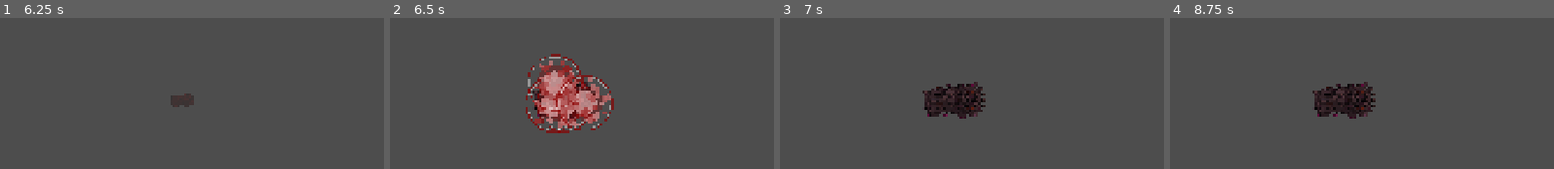
Above: before the commit, frames 1-4 (left to right).
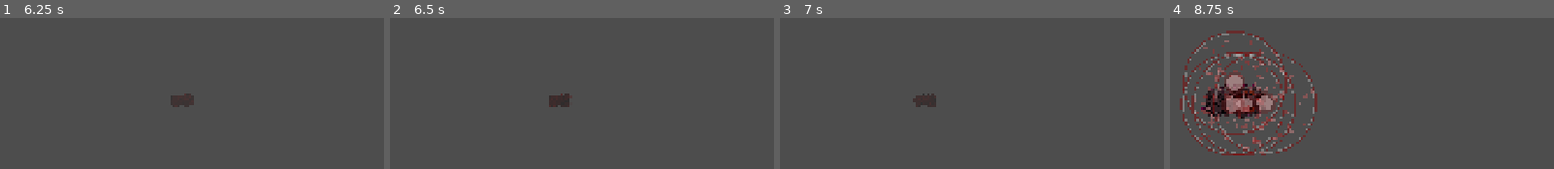
Above: after the commit, the same moments.

Repository: b6-stack/rtype-game
Game: Godot game, scene res://scenes/bosses/BossBase.tscn
Two runs of this game, one before a commit and one after it. Both use one fixed random seed, a clock stepped at 60 frames per second and the inputs below. This scene is started directly instead of the project's main scene.
Inputs (mouse positions are in pixels of both pictures, inside the frame that each line leads up to):
- Up to frame 1 (6.25 s): tap Enter at 0.5, 2, 4.25 s; move the mouse to (165, 78) at 0.52 s; hold D (move_right) 0.53-1.25 s; hold Space (fire) 0.53-1.25 s; tap Z (charge) every 1.5 s from 0.6 to 5.1 s; click (165, 78) at 0.67 s; drag from (outside the picture) to (outside the picture) at 1.27 s; move the mouse to (outside the picture) at 2.02 s; hold D (move_right) 2.03-2.75 s; hold Space (fire) 2.03-2.75 s; drag from (outside the picture) to (outside the picture) at 2.77 s; move the mouse to (230, 165) at 3.52 s; hold A (move_left) 3.53-4.25 s; hold Space (fire) 3.53-4.25 s; drag from (outside the picture) to (276, 99) at 4.27 s; move the mouse to (34, 99) at 5.02 s; hold S (move_down) 5.03-5.75 s; hold Space (fire) 5.03-5.75 s; click (34, 99) at 5.17 s; drag from (outside the picture) to (outside the picture) at 5.77 s
- Up to frame 2 (6.5 s): no input
- Up to frame 3 (7 s): move the mouse to (945, 78) at 6.52 s; hold W (move_up) from 6.53 s (still down); hold Space (fire) from 6.53 s (still down); tap Z (charge) at 6.6 s
- Up to frame 4 (8.75 s): release W (move_up) at 7.25 s; release Space (fire) at 7.25 s; drag from (outside the picture) to (1342, 99) at 7.27 s; move the mouse to (outside the picture) at 8.02 s; hold S (move_down) from 8.03 s (still down); hold Space (fire) from 8.03 s (still down); tap Z (charge) at 8.1 s

Frame 1 is identical in both runs. In frame 2, 7.0% of the frame differs, in the area x 35-59%, y 23-77%; in frame 3, 2.9%; in frame 4, 12%, in the area x 2-54%, y 8-92%.

Commit message:
Faster charge times, rebalance final boss, give bosses real movement, better gravity well FX
- All 10 weapons' charge_time reduced ~13-17% for a snappier charge feel.

- Hyperion (final boss) was disproportionately brutal: 3500 HP (next
  highest boss was 2500) plus the densest bullet patterns in the game
  (up to a 20-way radial every 0.4s stacked with an aimed shot). Cut
  health to 2800 and loosened phase 1-3 fire intervals/radial counts
  moderately — still the hardest fight, no longer close to impossible.

- Bosses had no real positional movement — BossBase's resting spot was
  a hardcoded pixel (1400) with zero drift once arrived, and several
  bosses (Abyss Gate, Dread Star, Omega's final phase, Hyperion's
  horizontal axis) never touched velocity at all, just sitting static
  for the whole fight. Added a default gentle drift in BossBase,
  applied before each boss's own _phase_attack() so bosses with their
  own patrol/state movement (most of them) safely override it every
  frame as before — only the ones that had no movement pick it up.
  Resting/teleport-anchor position (_arena_x) is now centered in a
  45%-75%-of-screen-width band and computed from actual viewport width
  instead of a fixed 1920-assuming pixel value.

- Abyss Gate's gravity wells were two flat, static polygons (a filled
  circle + a faint ring) — upgraded to two counter-rotating warning
  rings, a pulsing core, and 6 debris chips that orbit and visibly
  spiral inward, so the trap actually reads as an active hazard.

Verified via integration tests: multiple bosses instantiated and run
through several physics frames with correct arena_x/health values and
no runtime errors.

v2.8.0

Co-Authored-By: Claude Sonnet 5 <noreply@anthropic.com>

Diff:
--- a/autoloads/GameState.gd
+++ b/autoloads/GameState.gd
@@ -8,7 +8,7 @@
 
 ## Bump this alongside export_presets.cfg's version/name on every release
 ## so the main menu version label reflects what's actually installed.
-const APP_VERSION := "2.7.5"
+const APP_VERSION := "2.8.0"
 
 signal score_changed(new_score: int)
 signal lives_changed(new_lives: int)
--- a/resources/bosses/boss_hyperion.tres
+++ b/resources/bosses/boss_hyperion.tres
@@ -7,7 +7,7 @@
 boss_name = "Hyperion Prime"
 boss_index = 9
 color = Color(1.0, 0.85, 0.1, 1)
-max_health = 3500
+max_health = 2800
 phase_count = 4
 score_value = 50000
 size_scale = 1.8
--- a/resources/weapons/weapon_bouncer.tres
+++ b/resources/weapons/weapon_bouncer.tres
@@ -10,5 +10,5 @@
 fire_rate = 2.5
 bullet_speed = 650.0
 damage = 7
-charge_time = 2.9
+charge_time = 2.5
 description = "Bullets that bounce off walls."
--- a/resources/weapons/weapon_drill.tres
+++ b/resources/weapons/weapon_drill.tres
@@ -10,5 +10,5 @@
 fire_rate = 2.0
 bullet_speed = 800.0
 damage = 10
-charge_time = 3.0
+charge_time = 2.6
 description = "Spinning drill pierces multiple enemies."
--- a/resources/weapons/weapon_gravity.tres
+++ b/resources/weapons/weapon_gravity.tres
@@ -10,5 +10,5 @@
 fire_rate = 1.4
 bullet_speed = 480.0
 damage = 9
-charge_time = 3.2
+charge_time = 2.7
 description = "Gravity orb that pulls enemies inward."
--- a/resources/weapons/weapon_laser.tres
+++ b/resources/weapons/weapon_laser.tres
@@ -10,5 +10,5 @@
 fire_rate = 8.0
 bullet_speed = 900.0
 damage = 2
-charge_time = 1.6
+charge_time = 1.4
 description = "High-frequency magenta laser stream."
--- a/resources/weapons/weapon_lightning.tres
+++ b/resources/weapons/weapon_lightning.tres
@@ -10,5 +10,5 @@
 fire_rate = 2.5
 bullet_speed = 850.0
 damage = 8
-charge_time = 2.9
+charge_time = 2.5
 description = "Chain lightning arcs between enemies."
--- a/resources/weapons/weapon_missile.tres
+++ b/resources/weapons/weapon_missile.tres
@@ -10,5 +10,5 @@
 fire_rate = 1.4
 bullet_speed = 550.0
 damage = 10
-charge_time = 3.2
+charge_time = 2.7
 description = "Homing missile with heavy impact."
--- a/resources/weapons/weapon_plasma.tres
+++ b/resources/weapons/weapon_plasma.tres
@@ -10,5 +10,5 @@
 fire_rate = 1.2
 bullet_speed = 420.0
 damage = 14
-charge_time = 3.3
+charge_time = 2.8
 description = "Slow but devastating plasma ball."
--- a/resources/weapons/weapon_ricochet.tres
+++ b/resources/weapons/weapon_ricochet.tres
@@ -10,5 +10,5 @@
 fire_rate = 2.5
 bullet_speed = 700.0
 damage = 7
-charge_time = 2.9
+charge_time = 2.5
 description = "Ricochets at angles to hit hidden enemies."
--- a/resources/weapons/weapon_vulcan.tres
+++ b/resources/weapons/weapon_vulcan.tres
@@ -10,5 +10,5 @@
 fire_rate = 5.0
 bullet_speed = 750.0
 damage = 5
-charge_time = 2.2
+charge_time = 1.9
 description = "Rapid-fire vulcan cannon."
--- a/resources/weapons/weapon_wave.tres
+++ b/resources/weapons/weapon_wave.tres
@@ -10,5 +10,5 @@
 fire_rate = 3.0
 bullet_speed = 650.0
 damage = 6
-charge_time = 2.8
+charge_time = 2.4
 description = "Penetrating wave beam through terrain."
--- a/scenes/bosses/BossAbyssGate.gd
+++ b/scenes/bosses/BossAbyssGate.gd
@@ -107,23 +107,57 @@
 	well.collision_mask = 0
 	well.global_position = global_position + Vector2(randf_range(-200, 200), randf_range(-150, 150))
 
-	# Visual
-	var poly: Polygon2D = Polygon2D.new()
-	poly.polygon = _build_circle_poly(30.0, 12)
-	poly.color = Color(0.3, 0.0, 0.6, 0.5)
-	well.add_child(poly)
-
-	# Outer indicator ring
+	# Layered, animated visual — a flat static circle read as decoration
+	# rather than an active hazard. Two counter-rotating warning rings, a
+	# pulsing core, and orbiting debris chips that spiral inward sell the
+	# "actively pulling you in" read at a glance.
 	var ring: Polygon2D = Polygon2D.new()
-	ring.polygon = _build_circle_poly(GRAVITY_WELL_RADIUS, 24)
-	ring.color = Color(0.3, 0.0, 0.6, 0.12)
+	ring.polygon = _build_circle_poly(GRAVITY_WELL_RADIUS, 28)
+	ring.color = Color(0.7, 0.1, 1.0, 0.16)
 	well.add_child(ring)
+	var ring_tween := ring.create_tween().set_loops()
+	ring_tween.tween_property(ring, "rotation", TAU, 3.0).set_trans(Tween.TRANS_LINEAR)
+
+	var swirl: Polygon2D = Polygon2D.new()
+	swirl.polygon = _build_circle_poly(GRAVITY_WELL_RADIUS * 0.55, 20)
+	swirl.color = Color(0.5, 0.0, 0.9, 0.22)
+	well.add_child(swirl)
+	var swirl_tween := swirl.create_tween().set_loops()
+	swirl_tween.tween_property(swirl, "rotation", -TAU, 1.8).set_trans(Tween.TRANS_LINEAR)
+
+	var core: Polygon2D = Polygon2D.new()
+	core.polygon = _build_circle_poly(30.0, 14)
+	core.color = Color(0.6, 0.1, 1.0, 0.75)
+	well.add_child(core)
+	var core_tween := core.create_tween().set_loops()
+	core_tween.tween_property(core, "scale", Vector2(1.3, 1.3), 0.4).set_trans(Tween.TRANS_SINE)
+	core_tween.tween_property(core, "scale", Vector2(0.85, 0.85), 0.4).set_trans(Tween.TRANS_SINE)
+
+	for i in 6:
+		var chip := Polygon2D.new()
+		chip.polygon = _build_circle_poly(5.0, 6)
+		chip.color = Color(0.85, 0.5, 1.0, 0.9)
+		var start_angle: float = (TAU / 6.0) * i
+		chip.position = Vector2(cos(start_angle), sin(start_angle)) * GRAVITY_WELL_RADIUS
+		well.add_child(chip)
+		var chip_tween := chip.create_tween().set_loops()
+		chip_tween.tween_method(_orbit_chip.bind(chip, start_angle), 0.0, TAU, 1.6).set_trans(Tween.TRANS_LINEAR)
 
 	well.set_meta("force", GRAVITY_WELL_FORCE)
 	well.set_meta("radius", GRAVITY_WELL_RADIUS)
 
 	bullet_container.add_child(well)
 	_gravity_wells.append(well)
+
+
+## Orbits a debris chip around the well's center while spiraling it inward
+## over the loop, so it reads as being pulled in rather than just circling.
+func _orbit_chip(chip: Polygon2D, start_angle: float, t: float) -> void:
+	if not is_instance_valid(chip):
+		return
+	var angle: float = start_angle + t
+	var radius: float = lerpf(GRAVITY_WELL_RADIUS, 8.0, t / TAU)
+	chip.position = Vector2(cos(angle), sin(angle)) * radius
 
 
 func _update_gravity_wells(delta: float) -> void:
--- a/scenes/bosses/BossBase.gd
+++ b/scenes/bosses/BossBase.gd
@@ -57,6 +57,10 @@
 	_resting_modulate = boss_color.lightened(0.45)
 	# Start fully offscreen to the right, whatever the actual screen width is.
 	_entry_start_x = get_viewport_rect().size.x + 250.0
+	# Resting arena position — centered in the 45%-75% horizontal band (see
+	# the default drift in _physics_process) rather than a fixed pixel value,
+	# so it stays correct across different screen widths.
+	_arena_x = get_viewport_rect().size.x * 0.60
 	global_position.x = _entry_start_x
 	global_position.y = 540.0
 	add_to_group("bosses")
@@ -81,6 +85,16 @@
 	if _is_entering:
 		_do_entry(delta)
 		return
+
+	# Default gentle drift within the center 45%-75% of the screen width —
+	# most bosses have their own patrol/state movement that sets velocity
+	# every frame in _phase_attack() below and simply overrides this, but a
+	# few (Abyss Gate, Dread Star, Omega's final phase, Hyperion's
+	# horizontal axis) never touched velocity at all and just sat at one
+	# spot for the whole fight. This gives those a sensible default instead.
+	var screen_w: float = get_viewport_rect().size.x
+	velocity.x = cos(_time * 0.5) * (screen_w * 0.12)
+	velocity.y = sin(_time * 0.35) * 70.0
 
 	_phase_attack(delta)
 	move_and_slide()
--- a/scenes/bosses/BossHyperion.gd
+++ b/scenes/bosses/BossHyperion.gd
@@ -6,7 +6,7 @@
 
 func _ready() -> void:
 	boss_name = "Hyperion Prime"
-	max_health = 3500
+	max_health = 2800
 	phase_count = 4
 	score_value = 50000
 	boss_color = Color(1.0, 0.85, 0.1)
@@ -25,17 +25,17 @@
 				_fire_radial(8, 450.0, 2, Color.GOLD)
 				_fire_at_player(600.0, 2, Color.ORANGE)
 		1:
-			if _pattern_timer >= 0.8:
+			if _pattern_timer >= 0.95:
 				_pattern_timer = 0.0
-				_fire_radial(12, 500.0, 2, Color.ORANGE, _time * 45.0)
-				_fire_at_player(700.0, 3, Color.RED)
+				_fire_radial(10, 480.0, 2, Color.ORANGE, _time * 45.0)
+				_fire_at_player(680.0, 3, Color.RED)
 		2:
-			if _pattern_timer >= 0.6:
+			if _pattern_timer >= 0.75:
 				_pattern_timer = 0.0
-				_fire_radial(16, 520.0, 2, Color.CYAN, -_time * 60.0)
-				_fire_radial(8, 380.0, 2, Color.MAGENTA, _time * 30.0)
+				_fire_radial(12, 500.0, 2, Color.CYAN, -_time * 60.0)
+				_fire_radial(6, 370.0, 2, Color.MAGENTA, _time * 30.0)
 		3:
-			if _pattern_timer >= 0.4:
+			if _pattern_timer >= 0.55:
 				_pattern_timer = 0.0
-				_fire_radial(20, 560.0, 3, Color.YELLOW, sin(_time * 3.0) * 90.0)
-				_fire_at_player(750.0, 3, Color.WHITE)
+				_fire_radial(14, 540.0, 3, Color.YELLOW, sin(_time * 3.0) * 90.0)
+				_fire_at_player(720.0, 3, Color.WHITE)
Not shown, changed: export_presets.cfg
